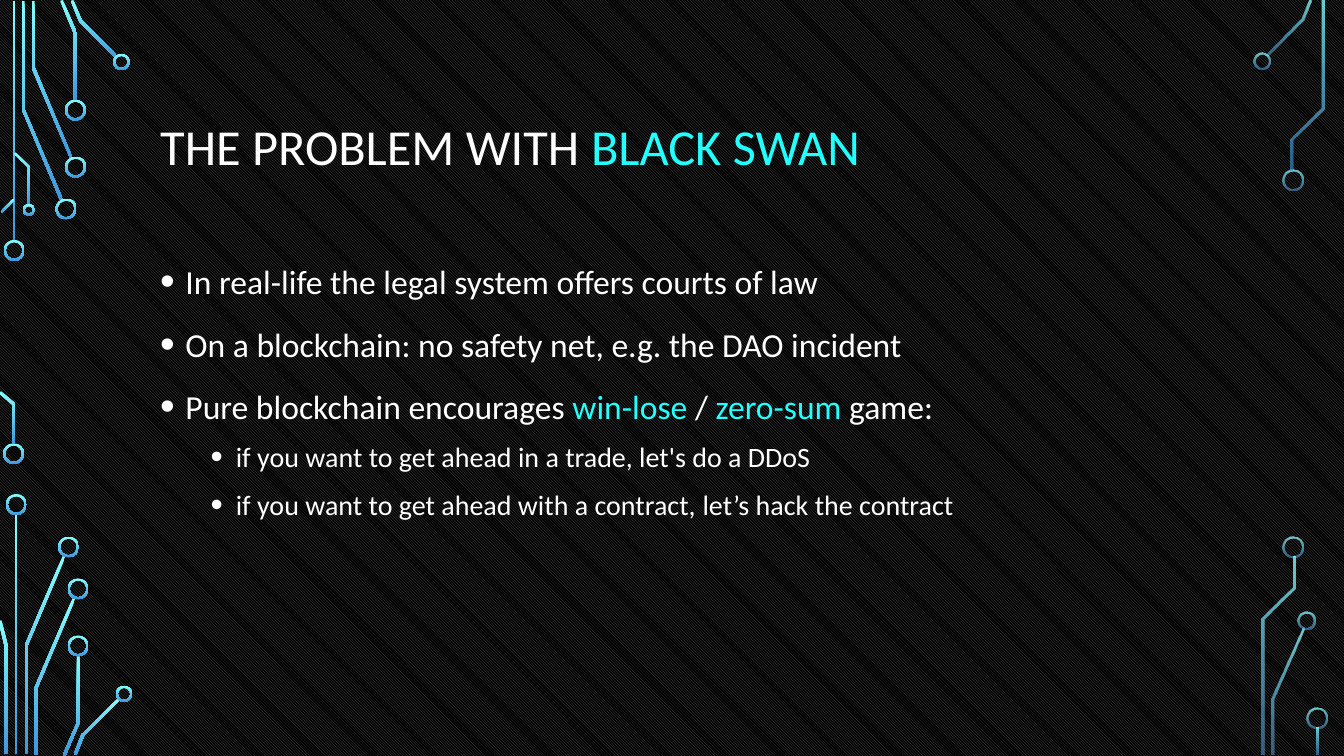
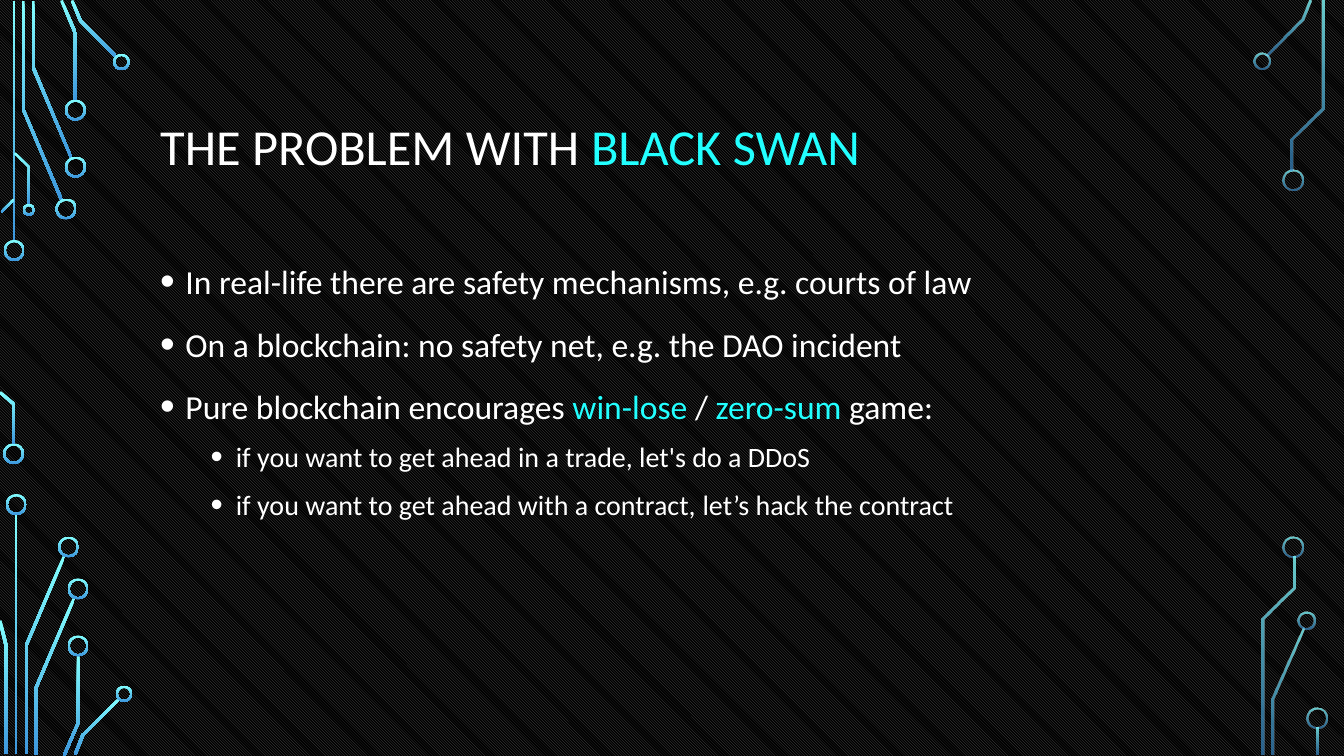
Before and after one commit to tokenika/tokenika.github.io, a slide deck: slide 9 of eostalk/EOS Talk Lodz2.pptx. Drawn at 1344x756 pixels with LibreOffice and Linux fonts; fonts in the diff are those of the drawing; background and template pictures are left out. Boxes give left, top, right and bottom in pixels: in the first picture for what was removed or moved away, otherwise in the second. Text is boxed around its words. In the diff, an @@ line names an element or a change of style, - is before the commit and + after.

```diff
--- a/eostalk/EOS Talk Lodz2.pptx
+++ b/eostalk/EOS Talk Lodz2.pptx
@@ text at box(185, 270, 972, 300): text changed @@
-• In real-life the legal system offers courts of law
+• In real-life there are safety mechanisms, e.g. courts of law
```
Also in this commit, not shown: 8 other slides changed, 1 other file.
